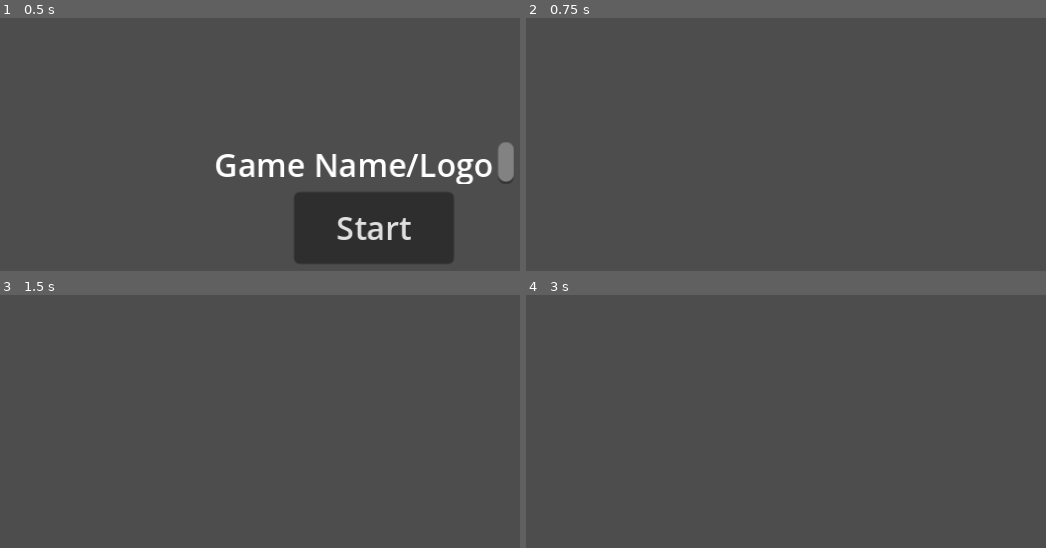
Above: before the commit, frames 1-4 (two rows, left to right).
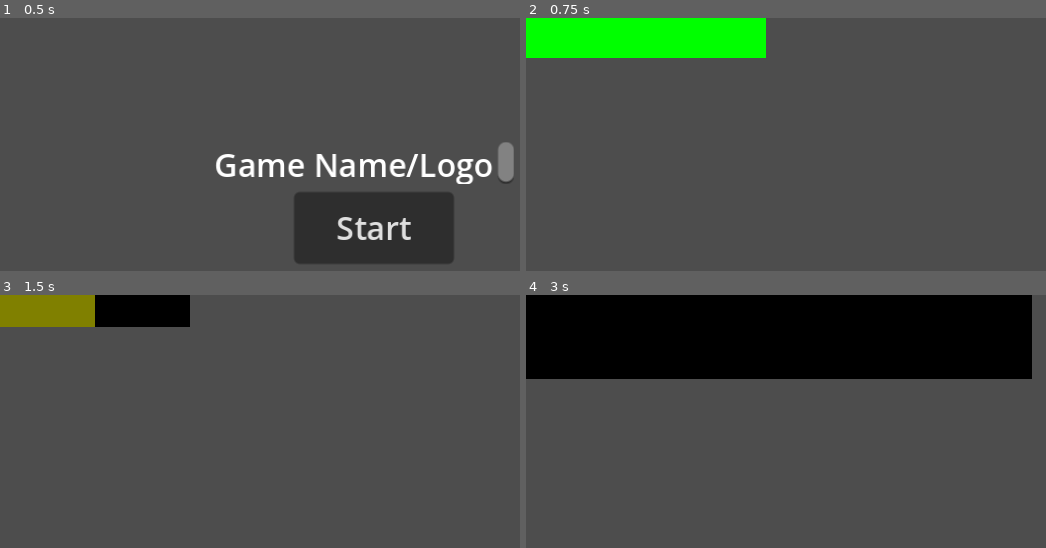
Above: after the commit, the same moments.

Repository: SabrinaRoss/Ludum-Dare-56
Game: Godot game, scene res://src/main/main.tscn
The game is run twice, just before and just after one commit, with the same random seed, the same clock (stepped at 60 frames per second) and the same inputs. The engine's default icon, where the game draws it, is replaced by a stand-in: a white triangle on a blue panel in a dark square.
Inputs (mouse positions are in pixels of both pictures, inside the frame that each line leads up to):
- Up to frame 1 (0.5 s): no input
- Up to frame 2 (0.75 s): click "Start" at 0.5 s
- Up to frame 3 (1.5 s): tap Enter at 1.25 s; move the mouse to (462, 456) at 1.27 s; hold D (right) from 1.28 s (still down); hold 1 from 1.28 s (still down)
- Up to frame 4 (3 s): tap Space (roll) at 2, 2.85 s; move the mouse to (718, 492) at 2.02 s; release D (right) at 2.03 s; release 1 at 2.03 s; hold S (down) 2.03-2.78 s; click (718, 492) at 2.1 s; tap 1 at 2.3 s; tap Enter at 2.75 s; move the mouse to (910, 396) at 2.77 s; hold D (right) from 2.78 s (still down); hold 1 from 2.78 s (still down)

Frame 1 is identical in both runs. In frame 2, 7.3% of the frame differs, in the area x 0-47%, y 0-16%; in frame 3, 4.6%; in frame 4, 32%, in the area x 0-98%, y 0-34%.
Error before the commit: Invalid call. Nonexistent function 'activate' in base 'Area2D'. (res://src/entities/boss/Beetle/BeetleAI.gd:83)

Commit message:
Made smooth health bar transition

Diff:
--- a/src/entities/player/player.gd
+++ b/src/entities/player/player.gd
@@ -150,7 +150,7 @@
 
 func take_damage(damage):
 	cur_health -= damage
-	Singleton.health_bar_scene.healthUpdate()
+	Singleton.health_bar_scene.damageAnimation()
 	if cur_health <= max_health:
 		death()
 
--- a/src/main/Health Bar.tscn
+++ b/src/main/Health Bar.tscn
@@ -6,9 +6,8 @@
 script = ExtResource("1_m5qn6")
 
 [node name="Background" type="ColorRect" parent="."]
-offset_right = 40.0
-offset_bottom = 40.0
-scale = Vector2(3, 0.5)
+offset_right = 120.0
+offset_bottom = 20.0
 color = Color(0, 0, 0, 1)
 
 [node name="Bar" type="ColorRect" parent="Background"]
--- a/src/main/Level 1.tscn
+++ b/src/main/Level 1.tscn
@@ -1,7 +1,7 @@
 [gd_scene load_steps=3 format=3 uid="uid://b441ummmk1l26"]
 
 [ext_resource type="PackedScene" uid="uid://bmkjq2v77ou1d" path="res://src/entities/player/player_ant.tscn" id="1_o7ecf"]
-[ext_resource type="PackedScene" uid="uid://bvnme36cdfxnr" path="res://src/entities/boss/Beetle/BeetleScene.tscn" id="2_03f84"]
+[ext_resource type="PackedScene" uid="uid://db4onktx5rhfw" path="res://src/main/Health Bar.tscn" id="2_uqitk"]
 
 [node name="Level1" type="Node2D"]
 process_mode = 3
@@ -9,5 +9,4 @@
 [node name="PlayerAnt" parent="." instance=ExtResource("1_o7ecf")]
 position = Vector2(89, 95)
 
-[node name="BeetleScene" parent="." instance=ExtResource("2_03f84")]
-position = Vector2(44, 30)
+[node name="HealthBar" parent="." instance=ExtResource("2_uqitk")]
--- a/src/main/health_bar.gd
+++ b/src/main/health_bar.gd
@@ -3,9 +3,14 @@
 var bar
 var maxHealthColor = Color.GREEN
 var minHealthColor = Color.RED
-var maxDimensions = Vector2(40,40)
+var maxDimensions = Vector2(120,20)
 var displayHealth
-var displayHealthChangeRate
+var displayHealthDestination
+var displayHealthChangeRate = 0.5
+var scaleGoal = 1
+var scaleStartSpeed = 0.1
+var scaleVelocityChange = 0.035
+var scaleVelocity
 
 # Called when the node enters the scene tree for the first time.
 func _ready() -> void:
@@ -14,16 +19,34 @@
 	maxHealthColor = Color.GREEN
 	minHealthColor = Color.RED
 	Singleton.health_bar_scene = self
+	displayHealth = maxDimensions.x
 	healthUpdate()
 
+func damageAnimation() -> void:
+	scaleVelocity = scaleStartSpeed
+	scale += Vector2(1,1) * scaleVelocity
 
 func healthUpdate() -> void:
 	var percent = Singleton.player.cur_health/Singleton.player.max_health
 	bar.color = lerp(minHealthColor,maxHealthColor,percent)
-	var curDimensions = Vector2(maxDimensions.x*percent,maxDimensions.y)
+	displayHealthDestination = maxDimensions.x*percent
+	var curDimensions = Vector2(displayHealth,maxDimensions.y)
 	bar.size = curDimensions
 
 func _input(_ev):
 	if Input.is_key_pressed(KEY_1):
-		Singleton.player.take_damage(0.5)
+		Singleton.player.take_damage(1.25)
 		healthUpdate()
+
+func _process(_delta: float) -> void:
+	var barDiff = displayHealth-displayHealthDestination
+	if barDiff < 0:
+		displayHealth -= displayHealthChangeRate*pow(barDiff/5,2) #ik its hardcoded but whatever
+	else:
+		displayHealth = displayHealthDestination
+	healthUpdate()
+	if scale.x <= scaleGoal:
+		scale = Vector2(1,1) * scaleGoal
+	else:
+		scale += Vector2(1,1) * scaleVelocity
+		scaleVelocity -= scaleVelocityChange
--- a/src/main/main.gd
+++ b/src/main/main.gd
@@ -46,3 +46,4 @@
 	elif level == 3:
 		gameScene = level3Scene.instantiate()
 	add_child(gameScene)
+	gameScene.process_mode = PROCESS_MODE_PAUSABLE
